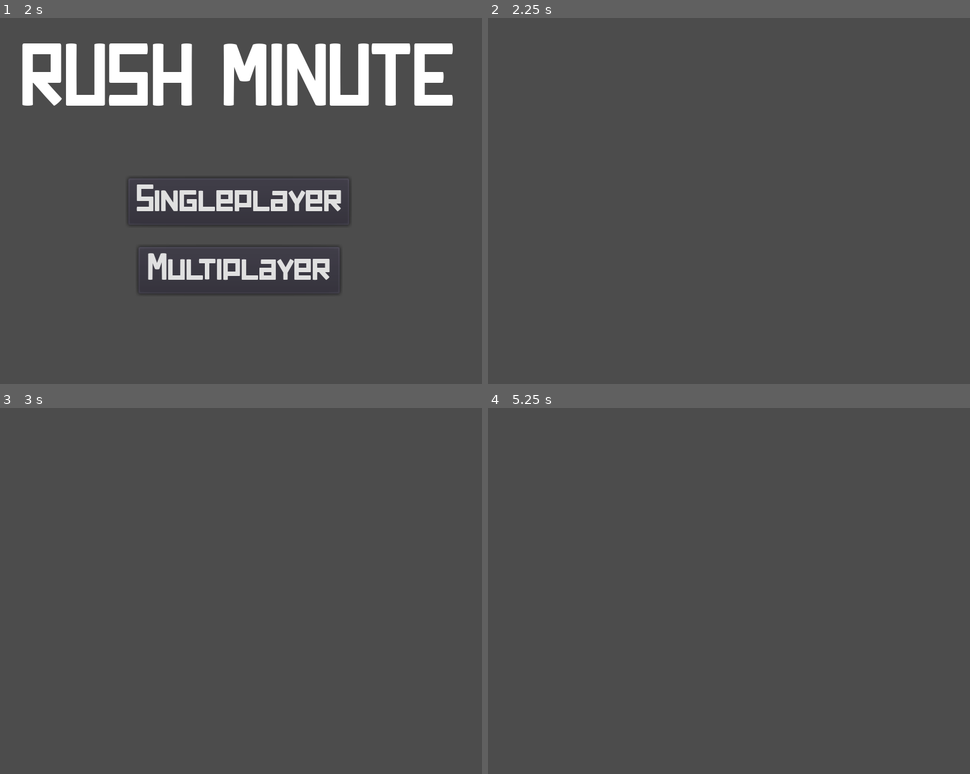
Above: before the commit, frames 1-4 (two rows, left to right).
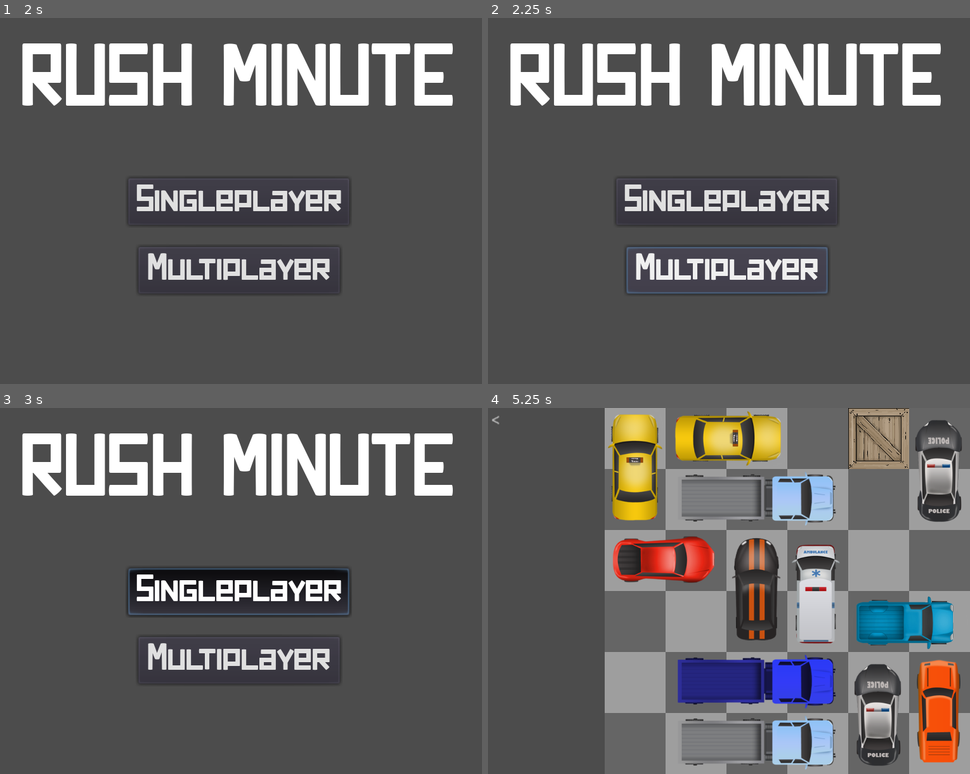
Above: after the commit, the same moments.

Repository: Nahumuss/Rush-Minute-2
Game: Godot game, scene res://TitleScreen.tscn
Same seed, same stepped clock (60 frames per second), same inputs: the game is played once before the commit and once after it.
Inputs (mouse positions are in pixels of both pictures, inside the frame that each line leads up to):
- Up to frame 1 (2 s): click "Singleplayer" at 0.5 s; click "<" at 1.25 s
- Up to frame 2 (2.25 s): click "Multiplayer" at 2 s
- Up to frame 3 (3 s): move the mouse to (347, 572) at 2.77 s; hold D from 2.78 s (still down); tap R at 2.85 s; click (347, 572) at 2.92 s
- Up to frame 4 (5.25 s): tap Enter at 3.5, 5 s; move the mouse to (627, 609) at 3.52 s; release D at 3.53 s; hold S 3.53-4.28 s; tap Z at 3.6 s; tap Space at 4.25 s; move the mouse to (777, 510) at 4.27 s; hold D 4.28-5.03 s; hold Ctrl 4.28-5.03 s; move the mouse to (700, 664) at 5.02 s; hold W from 5.03 s (still down); tap Y at 5.1 s; click (700, 664) at 5.17 s

Frame 1 is identical in both runs. In frame 2, 12% of the frame differs, in the area x 4-94%, y 6-76%; in frame 3, 16%; in frame 4, 71%, in the area x 0-100%, y 0-100%.
Error before the commit: Attempt to call function 'connect' in base 'null instance' on a null instance. (res://Scripts/MultiplayerGame.gd:25)

Commit message:
added and changed

Diff:
--- /dev/null
+++ b/Fonts/multiplayermenubuttons.tres
@@ -0,0 +1,6 @@
+[gd_resource type="DynamicFont" load_steps=2 format=2]
+
+[ext_resource path="res://Fonts/darkforest.ttf" type="DynamicFontData" id=1]
+
+[resource]
+font_data = ExtResource( 1 )
--- /dev/null
+++ b/Fonts/textedit.tres
@@ -0,0 +1,6 @@
+[gd_resource type="DynamicFont" load_steps=2 format=2]
+
+[ext_resource path="res://Fonts/square-deal.ttf" type="DynamicFontData" id=1]
+
+[resource]
+font_data = ExtResource( 1 )
--- a/MultiplayerGame.tscn
+++ b/MultiplayerGame.tscn
@@ -1,6 +1,99 @@
-[gd_scene load_steps=2 format=2]
+[gd_scene load_steps=6 format=2]
 
 [ext_resource path="res://Scripts/MultiplayerGame.gd" type="Script" id=1]
+[ext_resource path="res://Fonts/menubuttons.tres" type="DynamicFont" id=2]
+[ext_resource path="res://Fonts/multiplayermenubuttons.tres" type="DynamicFont" id=3]
+[ext_resource path="res://Fonts/textedit.tres" type="DynamicFont" id=4]
+[ext_resource path="res://Scripts/MenuButtons.gd" type="Script" id=5]
 
 [node name="Game" type="Node2D"]
 script = ExtResource( 1 )
+
+[node name="MenuButtons" type="YSort" parent="."]
+script = ExtResource( 5 )
+
+[node name="Username" type="LineEdit" parent="MenuButtons"]
+margin_left = 95.6818
+margin_top = 28.905
+margin_right = 286.682
+margin_bottom = 61.905
+custom_fonts/font = ExtResource( 4 )
+clear_button_enabled = true
+placeholder_text = "Username"
+__meta__ = {
+"_edit_use_anchors_": false
+}
+
+[node name="Random" type="Button" parent="MenuButtons"]
+margin_left = 58.715
+margin_top = 75.095
+margin_right = 311.715
+margin_bottom = 112.095
+custom_fonts/font = ExtResource( 2 )
+text = "Random Match"
+__meta__ = {
+"_edit_use_anchors_": false
+}
+
+[node name="Create" type="HBoxContainer" parent="MenuButtons"]
+margin_left = 70.0
+margin_top = 130.0
+margin_right = 314.0
+margin_bottom = 180.0
+alignment = 1
+__meta__ = {
+"_edit_use_anchors_": false
+}
+
+[node name="CreatePrivate" type="Button" parent="MenuButtons/Create"]
+margin_right = 120.0
+margin_bottom = 50.0
+rect_min_size = Vector2( 120, 50 )
+custom_fonts/font = ExtResource( 3 )
+text = "Create Private"
+__meta__ = {
+"_edit_use_anchors_": false
+}
+
+[node name="PrivateID" type="TextEdit" parent="MenuButtons/Create"]
+margin_left = 124.0
+margin_right = 244.0
+margin_bottom = 50.0
+rect_min_size = Vector2( 120, 50 )
+custom_fonts/font = ExtResource( 4 )
+readonly = true
+wrap_enabled = true
+__meta__ = {
+"_edit_use_anchors_": false
+}
+
+[node name="Join" type="HBoxContainer" parent="MenuButtons"]
+margin_left = 70.0
+margin_top = 200.0
+margin_right = 314.0
+margin_bottom = 250.0
+alignment = 1
+__meta__ = {
+"_edit_use_anchors_": false
+}
+
+[node name="JoinPrivate" type="Button" parent="MenuButtons/Join"]
+margin_right = 120.0
+margin_bottom = 50.0
+rect_min_size = Vector2( 120, 50 )
+custom_fonts/font = ExtResource( 3 )
+text = "Join Private"
+__meta__ = {
+"_edit_use_anchors_": false
+}
+
+[node name="PrivateID" type="TextEdit" parent="MenuButtons/Join"]
+margin_left = 124.0
+margin_right = 244.0
+margin_bottom = 50.0
+rect_min_size = Vector2( 120, 50 )
+custom_fonts/font = ExtResource( 4 )
+wrap_enabled = true
+__meta__ = {
+"_edit_use_anchors_": false
+}
Binary file added: Fonts/square-deal.ttf
Not shown, changed: export_presets.cfg
